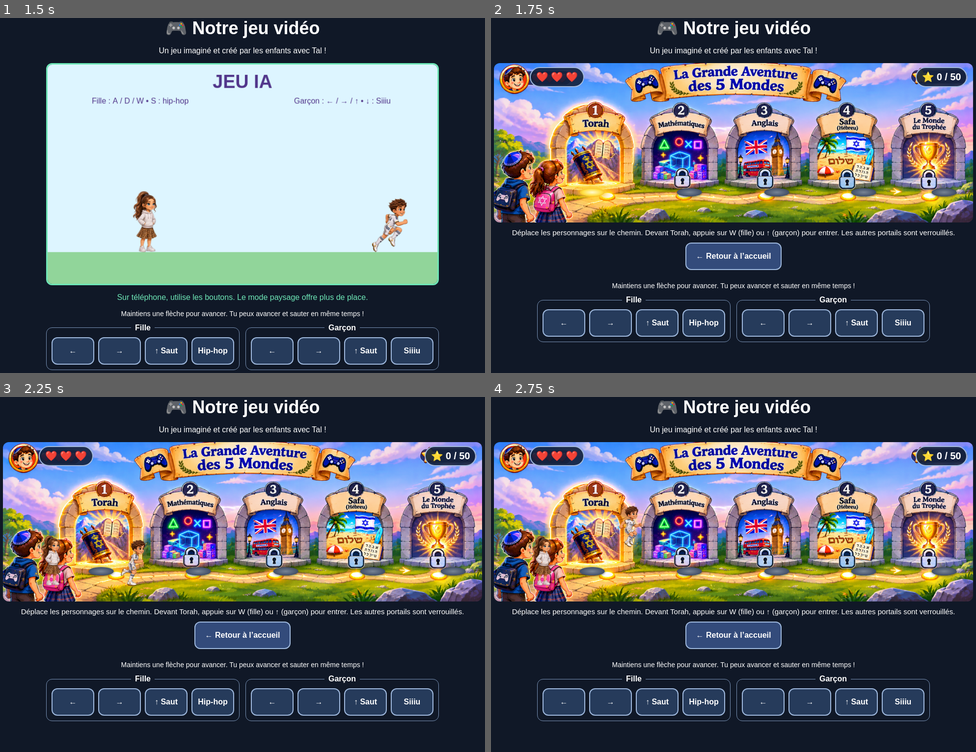
Above: before the commit, frames 1-4 (two rows, left to right).
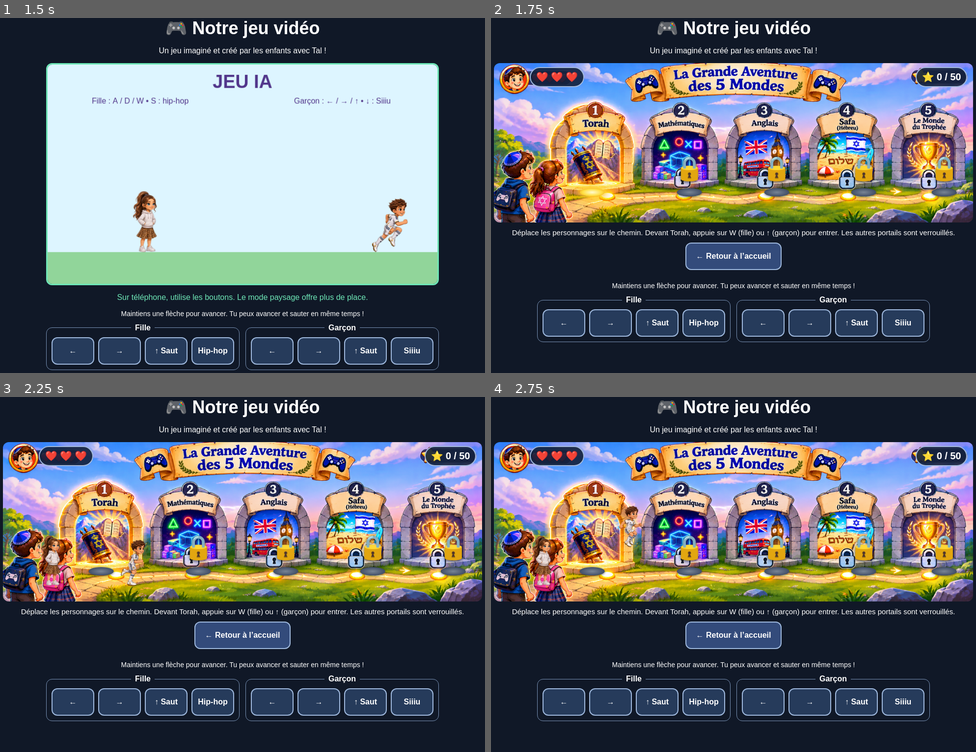
Above: after the commit, the same moments.

Repository: BobandFood/tal-kids-game
Game: browser game, page index.html
The game is run twice, just before and just after one commit, with the same random seed, the same clock (stepped at 60 frames per second) and the same inputs.
Inputs (mouse positions are in pixels of both pictures, inside the frame that each line leads up to):
- Up to frame 1 (1.5 s): click (242, 174) at 0.27 s; hold Right from 1.03 s (still down); click (242, 195) at 1.07 s
- Up to frame 2 (1.75 s): keep holding Right
- Up to frame 3 (2.25 s): keep holding Right; click (145, 507) at 2.07 s
- Up to frame 4 (2.75 s): release Right at 2.28 s; hold Up 2.33-2.67 s; hold Right from 2.72 s (still down)

Frame 1 is identical in both runs. In frame 2, 1.0% of the frame differs, in the area x 38-96%, y 38-47%; in frame 3, 1.0%; in frame 4, 1.0%.

Commit message:
Add files via upload

Diff:
--- a/game.js
+++ b/game.js
@@ -9,6 +9,17 @@
 const MAP_PORTALS = [0.205, 0.408, 0.59, 0.772, 0.94].map(x => x * MAP_WIDTH);
 const mapWasUp = { fille: false, garcon: false };
 const portalLights = document.getElementById('portal-lights');
+const portalLocks = document.getElementById('portal-locks');
+const portalNames = ['Torah', 'Mathématiques', 'Anglais', 'Hébreu', 'Trophée'];
+const lockEls = MAP_PORTALS.map((center, i) => {
+  const lock = document.createElement('span');
+  lock.className = 'portal-lock';
+  lock.style.left = `${center / MAP_WIDTH * 100}%`;
+  lock.textContent = '🔒';
+  lock.setAttribute('aria-label', `${portalNames[i]} verrouillé`);
+  portalLocks.appendChild(lock);
+  return lock;
+});
 const portalEls = MAP_PORTALS.map((center, i) => {
   const light = document.createElement('div');
   light.className = 'portal-light';
@@ -23,6 +34,7 @@
     const near = [fille,garcon].some(p => Math.abs(p.x + p.largeur/2 - MAP_PORTALS[i]) < 52);
     portalEls[i].classList.toggle('active', near || completed);
     portalEls[i].classList.toggle('completed', completed);
+    lockEls[i].hidden = !!progress?.isUnlocked(i + 1);
   }
 };
 
@@ -201,7 +213,7 @@
       // Up in front of an unlocked door enters it, otherwise it remains a jump.
       if (pressed && !mapWasUp[name] && p.auSol && atPortal >= 0) {
         if (window.talProgress?.isUnlocked(atPortal+1)) { window.talEnterWorld?.(atPortal+1); break; }
-        document.getElementById('map-status').textContent = 'Ce portail est verrouillé. Le monde Torah est ouvert !';
+        document.getElementById('map-status').textContent = 'Ce portail est verrouillé. Termine le monde précédent pour l’ouvrir !';
       }
       mapWasUp[name] = pressed;
       deplacer(p,left,right,up,MAP_GROUND,MAP_WIDTH);
--- a/index.html
+++ b/index.html
@@ -25,13 +25,14 @@
         <div class="hud hud-lives" aria-label="Vies restantes"><span id="tal-hearts">❤️ ❤️ ❤️</span></div>
         <div class="hud hud-stars" aria-label="Étoiles collectées">⭐ <span id="tal-stars">0 / 50</span></div>
         <div id="portal-lights" aria-hidden="true"></div>
+        <div id="portal-locks" aria-label="État des portails"></div>
         <canvas id="map-game" width="1200" height="400" aria-label="Les personnages se déplacent sur le chemin des cinq mondes"></canvas>
       </div>
       <p id="map-status" role="status">Déplace les personnages sur le chemin. Devant Torah, appuie sur W (fille) ou ↑ (garçon) pour entrer. Les autres portails sont verrouillés.</p>
       <button class="nav-button" id="retour-accueil">← Retour à l’accueil</button>
     </section>
     <section id="niveau" class="screen" hidden aria-label="Monde Torah">
-      <h2>Monde 1 — Torah</h2>
+      <h2 id="world-title">Monde 1 — Torah</h2>
       <p>Le décor et les défis de ce monde seront ajoutés lors de notre prochain atelier.</p>
       <button class="nav-button" id="retour-carte">← Retour à la carte</button>
     </section>
--- a/navigation.js
+++ b/navigation.js
@@ -7,7 +7,10 @@
   const SAVE_KEY = 'tal-kids-progress-v1';
   let saved = {};
   try { saved = JSON.parse(localStorage.getItem(SAVE_KEY) || '{}') || {}; } catch (_) {}
-  const state = { lives: Math.max(0, Math.min(3, Number(saved.lives ?? 3))), stars: Math.max(0, Math.min(50, Number(saved.stars ?? 0))), completed: Array.isArray(saved.completed) ? saved.completed.filter(n => Number.isInteger(n) && n >= 1 && n <= 5) : [] };
+  const bounded = (value, fallback, max) => Number.isFinite(Number(value)) ? Math.max(0, Math.min(max, Math.floor(Number(value)))) : fallback;
+  const completed = [];
+  for (let id = 1; id <= 5 && Array.isArray(saved.completed) && saved.completed.includes(id); id++) completed.push(id);
+  const state = { lives: bounded(saved.lives ?? 3, 3, 3), stars: bounded(saved.stars ?? 0, 0, 50), completed };
   function persist() { try { localStorage.setItem(SAVE_KEY, JSON.stringify(state)); } catch (_) {} }
   function renderHud() {
     document.getElementById('tal-hearts').textContent = Array.from({length:3}, (_,i)=>i<state.lives?'❤️':'🩶').join(' ');
@@ -19,13 +22,14 @@
     loseLife: () => { state.lives=Math.max(0,state.lives-1);persist();renderHud(); },
     restoreLife: () => { state.lives=Math.min(3,state.lives+1);persist();renderHud(); },
     completeWorld: id => { if (!Number.isInteger(id)||id<1||id>5 || (id>1&&!state.completed.includes(id-1))) return false; if(!state.completed.includes(id))state.completed.push(id);persist();window.talUpdatePortalLights?.();return true; },
-    isUnlocked: id => id===1 || state.completed.includes(id-1),
+    isUnlocked: id => Number.isInteger(id) && id >= 1 && id <= 5 && (id === 1 || state.completed.includes(id-1)),
     isCompleted: id => state.completed.includes(id)
   };
   renderHud();
   function resetInputs() {
     for (const key in touches) touches[key] = false;
     touchesMobiles.clear();
+    mapWasUp.fille = mapWasUp.garcon = false;
     document.querySelectorAll('.is-pressed').forEach(button => button.classList.remove('is-pressed'));
   }
   function show(name) {
@@ -45,6 +49,7 @@
   window.talEnterWorld = (world) => {
     if (window.talScreen !== 'carte') return;
     if (!window.talProgress.isUnlocked(world)) { status.textContent='Ce monde est encore verrouillé !'; return; }
+    document.getElementById('world-title').textContent = `Monde ${world} — ${portalNames[world-1]}`;
     show('niveau');
   };
   document.getElementById('retour-accueil').addEventListener('click', () => {
@@ -53,5 +58,5 @@
     }
     show('accueil');
   });
-  document.getElementById('retour-carte').addEventListener('click', () => show('carte'));
+  document.getElementById('retour-carte').addEventListener('click', () => { show('carte'); window.talUpdatePortalLights(); });
 })();
--- a/style.css
+++ b/style.css
@@ -56,3 +56,7 @@
 .portal-light.active { background:radial-gradient(ellipse,#fffbd0 0%,#ffde42 55%,#e68b09 100%); box-shadow:0 0 9px 4px #ffd139c0,0 0 24px 7px #ffb90085; }
 .portal-light.completed { background:radial-gradient(ellipse,#fff 0%,#ffe97c 48%,#ff9f00 100%); box-shadow:0 0 12px 5px #ffde43,0 0 28px 12px #ffc02890; }
 #map-game { z-index:3; }
+
+/* Locks are independent of the artwork and follow saved progress. */
+#portal-locks { position:absolute; inset:0; z-index:2; pointer-events:none; }
+.portal-lock { position:absolute; top:66%; transform:translate(-50%,-50%); font-size:clamp(20px,4vw,52px); line-height:1; filter:drop-shadow(0 2px 3px #000a); }
